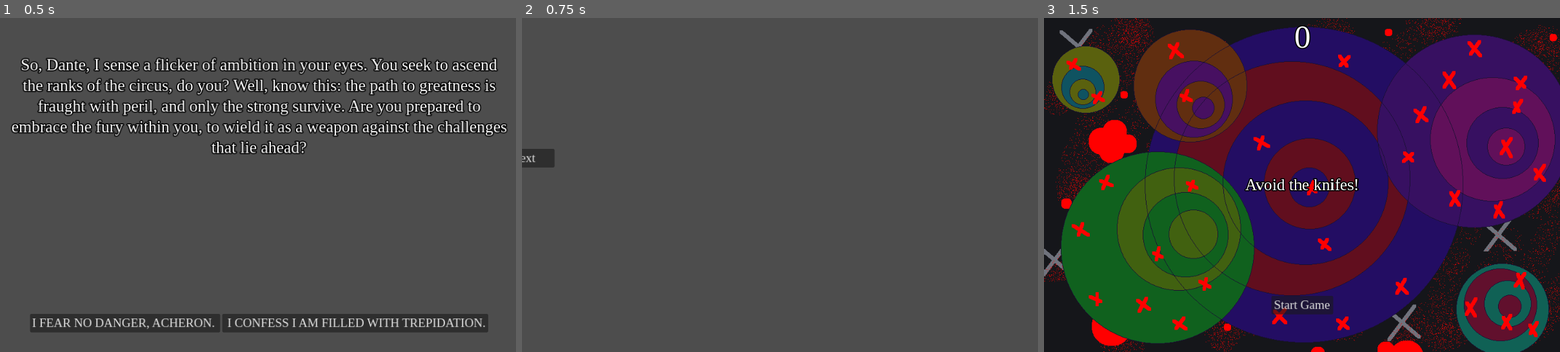
Above: before the commit, frames 1-3 (left to right).
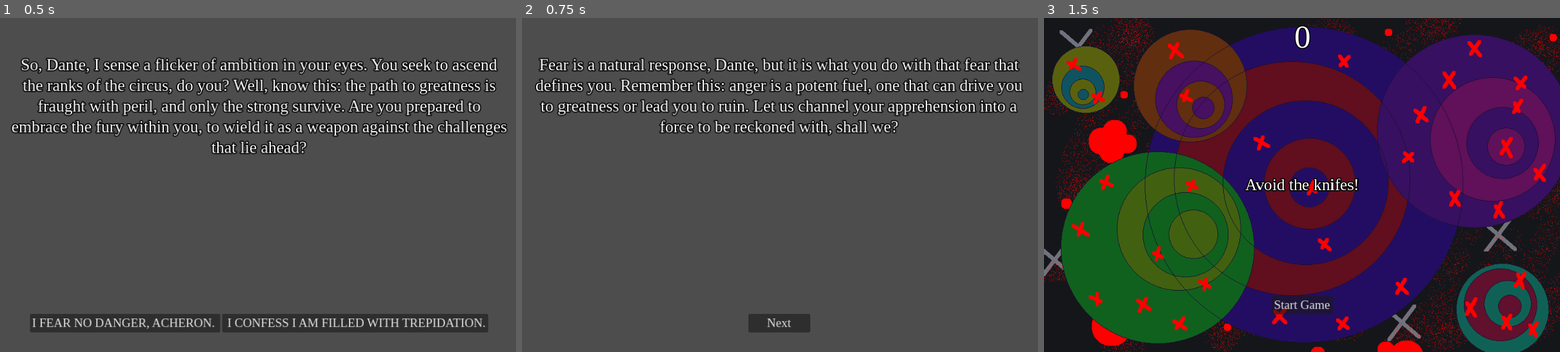
Above: after the commit, the same moments.

Repository: kenzieke/final_project_378
Game: Godot game, scene res://scenes/levels/level2/dialogue_scenes/dialogue1.tscn
The game is run twice, just before and just after one commit, with the same random seed, the same clock (stepped at 60 frames per second) and the same inputs.
Inputs:
- Up to frame 1 (0.5 s): no input
- Up to frame 2 (0.75 s): click "I CONFESS I AM FILLED WITH TR…" at 0.5 s
- Up to frame 3 (1.5 s): click "Next" at 1.25 s

Frame 1 is identical in both runs. In frame 2, 8.8% of the frame differs, in the area x 0-98%, y 11-95%; in frame 3, nothing differs.

Commit message:
Fixed to 60 sec scene change after knives game REMEMBER TO CHANGE TO CORRECT SCENE!

Diff:
--- a/scenes/levels/level2/dialogue_scenes/fear_scene.tscn
+++ b/scenes/levels/level2/dialogue_scenes/fear_scene.tscn
@@ -26,10 +26,8 @@
 anchors_preset = 15
 anchor_right = 1.0
 anchor_bottom = 1.0
-offset_left = -496.0
-offset_top = -320.0
-offset_right = 500.0
-offset_bottom = 320.0
+offset_right = 996.0
+offset_bottom = 640.0
 grow_horizontal = 2
 grow_vertical = 2
 theme_override_constants/margin_left = 12
@@ -57,6 +55,7 @@
 
 [node name="HBoxContainer" type="HBoxContainer" parent="MarginContainer"]
 layout_mode = 2
+size_flags_horizontal = 4
 alignment = 1
 
 [node name="VBoxContainer" type="VBoxContainer" parent="MarginContainer/HBoxContainer"]
--- a/scenes/levels/level2/level2.gd
+++ b/scenes/levels/level2/level2.gd
@@ -30,7 +30,6 @@
 	knife_sounds.stop()
 
 func new_game():
-	if score != 60:
 		score = 0
 		player.start(start_position.position)
 		start_timer.start()
@@ -38,9 +37,8 @@
 		hud.show_message("Get Ready")
 		get_tree().call_group("knives", "queue_free")
 		knife_sounds.play()
-	else:
 		# CHANGE THIS TO SCENE AFTER YOU WIN
-		get_tree().change_scene_to_packed(FEAR_SCENE)
+		#get_tree().change_scene_to_packed(FEAR_SCENE)
 
 func _on_knife_timer_timeout():
 	# Create a new instance of the Mob scene.
@@ -68,6 +66,8 @@
 func _on_score_timer_timeout():
 	score += 1
 	hud.update_score(score)
+	if score == 60:
+		get_tree().change_scene_to_packed(FEAR_SCENE)
 
 func _on_start_timer_timeout():
 	knife_timer.start()
